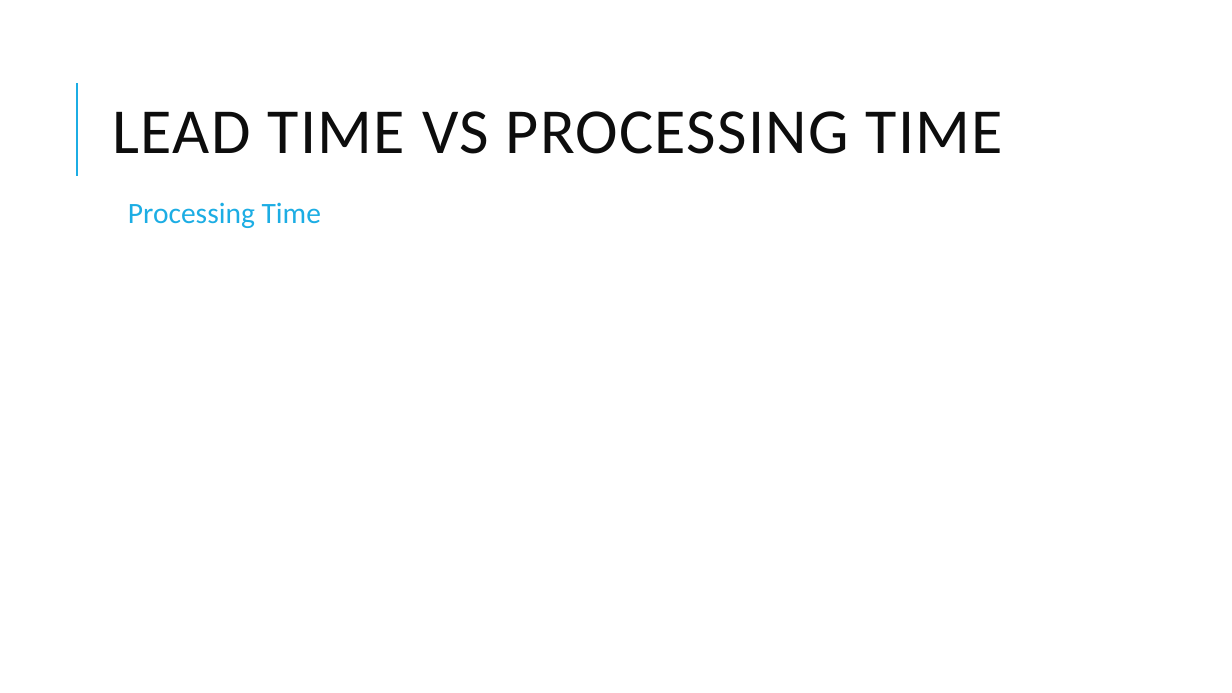
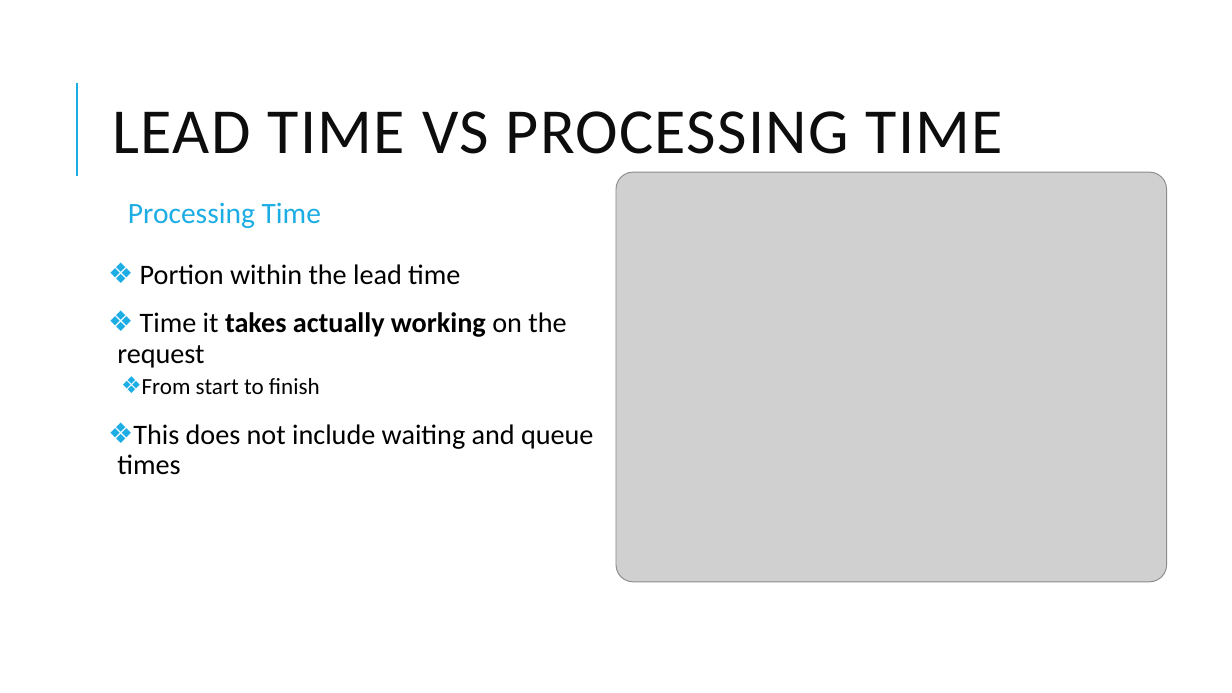
Before and after one commit to D-Faison/csd-380, a slide deck: slide 5 of module-1/Faison_1_2_TechnologyValueStream.pptx. Drawn at 1232x693 pixels with LibreOffice and Linux fonts; fonts in the diff are those of the drawing; grey boxes stand for pictures. Boxes give left, top, right and bottom in pixels: in the first picture for what was removed or moved away, otherwise in the second. Text is boxed around its words. In the diff, an @@ line names an element or a change of style, - is before the commit and + after.

```diff
--- a/module-1/Faison_1_2_TechnologyValueStream.pptx
+++ b/module-1/Faison_1_2_TechnologyValueStream.pptx
@@ picture added at [616,172,1167,581] @@
@@ text added at [117,264,593,475], 22 pt, text #000000 @@
+❖ Portion within the lead time
+❖ Time it takes actually working on the request
+  ❖ From start to finish
+❖ This does not include waiting and queue times
```
Also in this commit, not shown: 5 other slides changed, 2 slides added.
